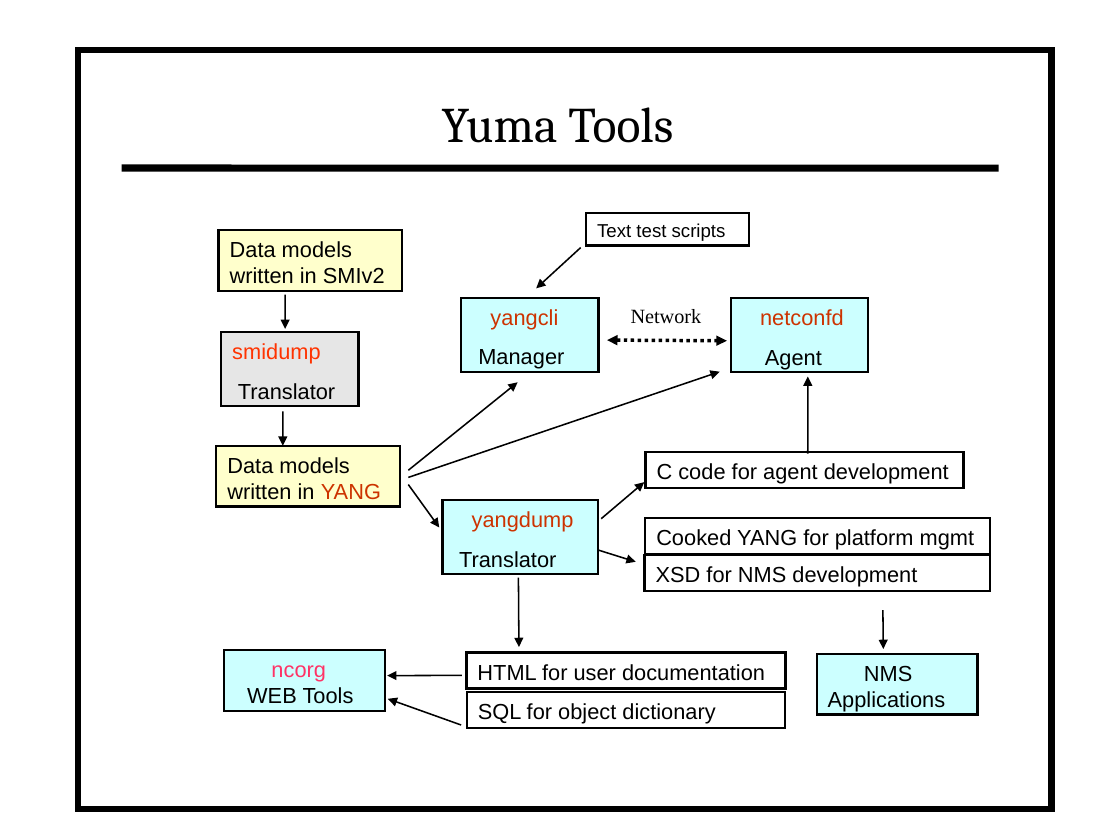
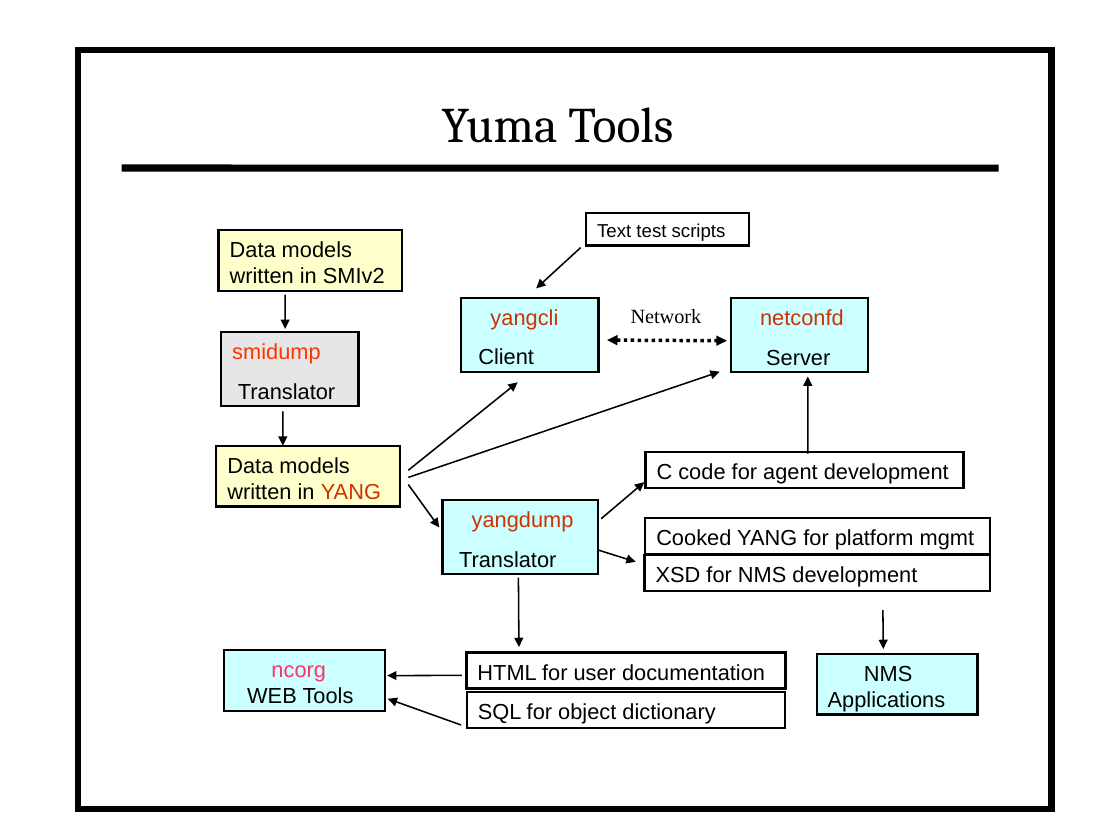
Before and after one commit to vlvassilev/yuma123, a slide deck: slide 1 of netconf/doc/netconfcentral_slides/toolslide.odp. Drawn at 1120x840 pixels with LibreOffice and Linux fonts; fonts in the diff are those of the drawing. Boxes give left, top, right and bottom in pixels: in the first picture for what was removed or moved away, otherwise in the second. Text is boxed around its words. In the diff, an @@ line names an element or a change of style, - is before the commit and + after.

```diff
--- a/netconf/doc/netconfcentral_slides/toolslide.odp
+++ b/netconf/doc/netconfcentral_slides/toolslide.odp
@@ text in rectangle at <box>478,348,534,365</box>: text changed @@
-Manager
+Client
@@ text in rectangle at <box>766,349,830,366</box>: text changed @@
-Agent
+Server
```
Also in this commit, not shown: 3 other files.
